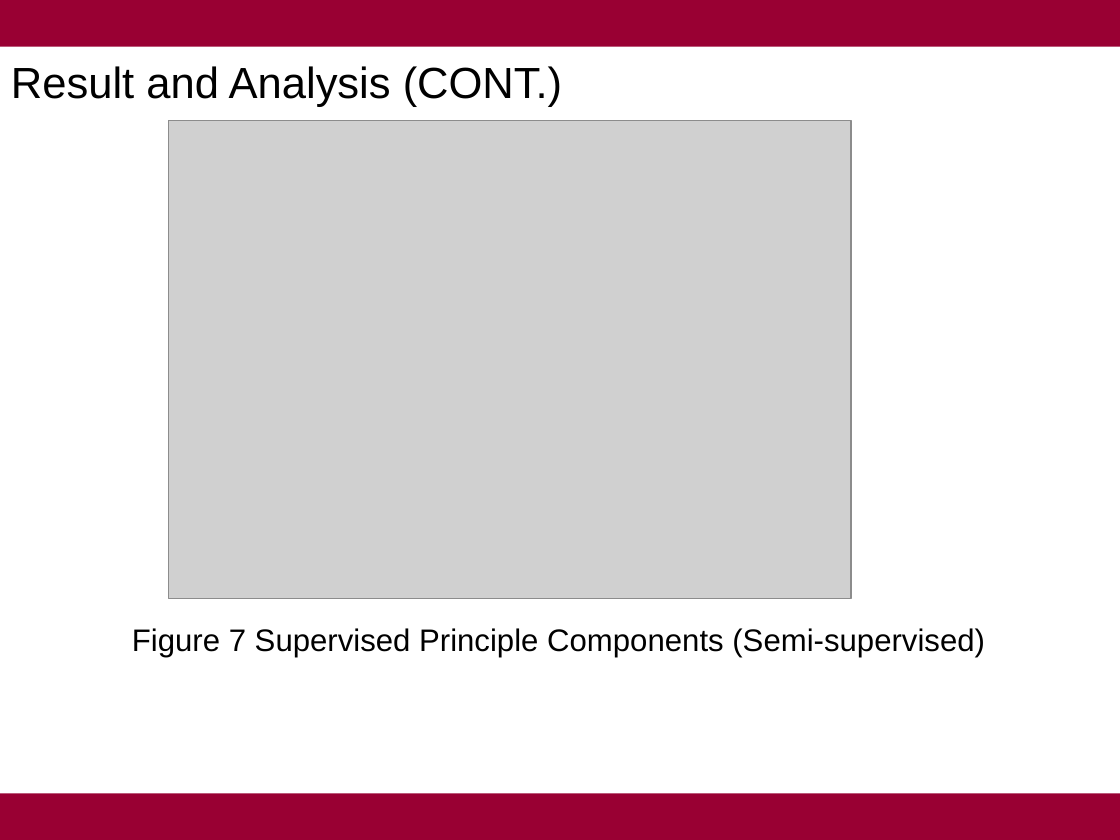
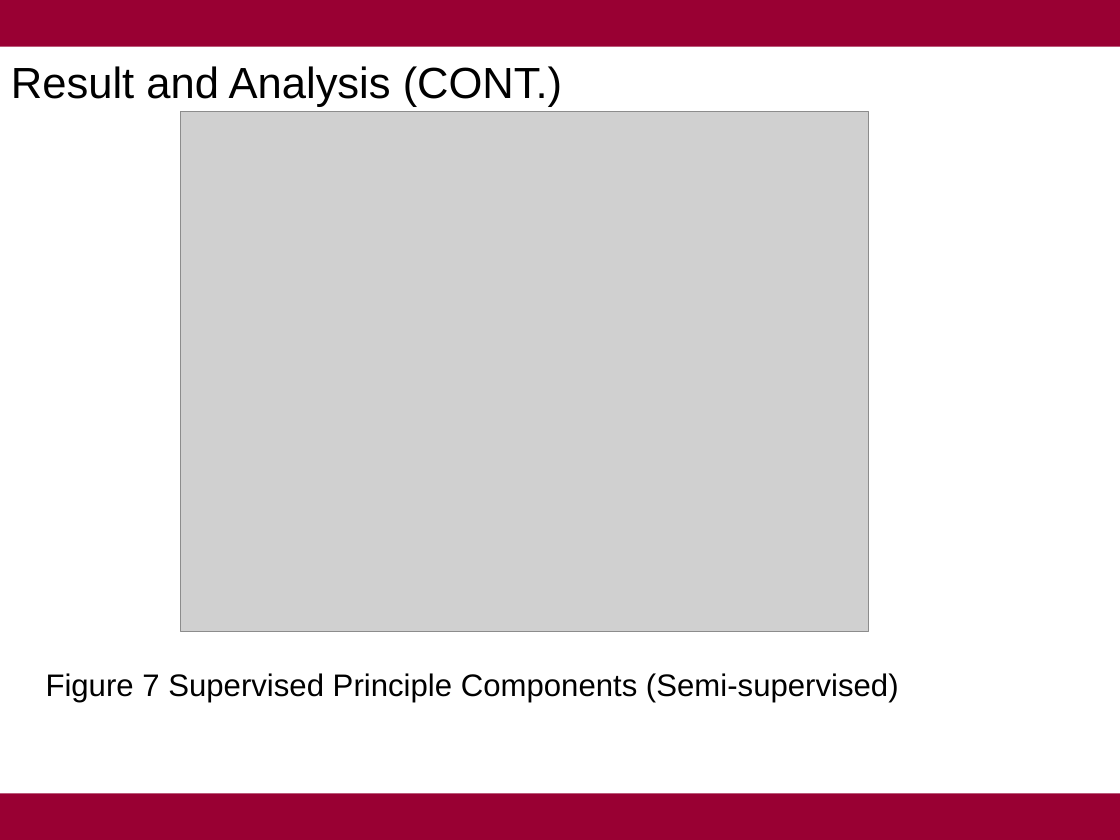
Before and after one commit to Yiwen-Yang-666/Survival-Analysis, a slide deck: slide 24 of survival analysis.ppt. Drawn at 1120x840 pixels with LibreOffice and Linux fonts; fonts in the diff are those of the drawing; grey boxes stand for pictures; background and template pictures are left out. Boxes give left, top, right and bottom in pixels: in the first picture for what was removed or moved away, otherwise in the second. Text is boxed around its words. In the diff, an @@ line names an element or a change of style, - is before the commit and + after.

Commit message:
modification

```diff
--- a/survival analysis.ppt
+++ b/survival analysis.ppt
@@ text "Result and Analysis (CONT.)" rewrapped from [11, 66, 985, 658] to [11, 66, 899, 703] @@
@@ picture: place and size @@
-picture at [168, 120, 851, 598]
+picture at [180, 111, 868, 632]
```
